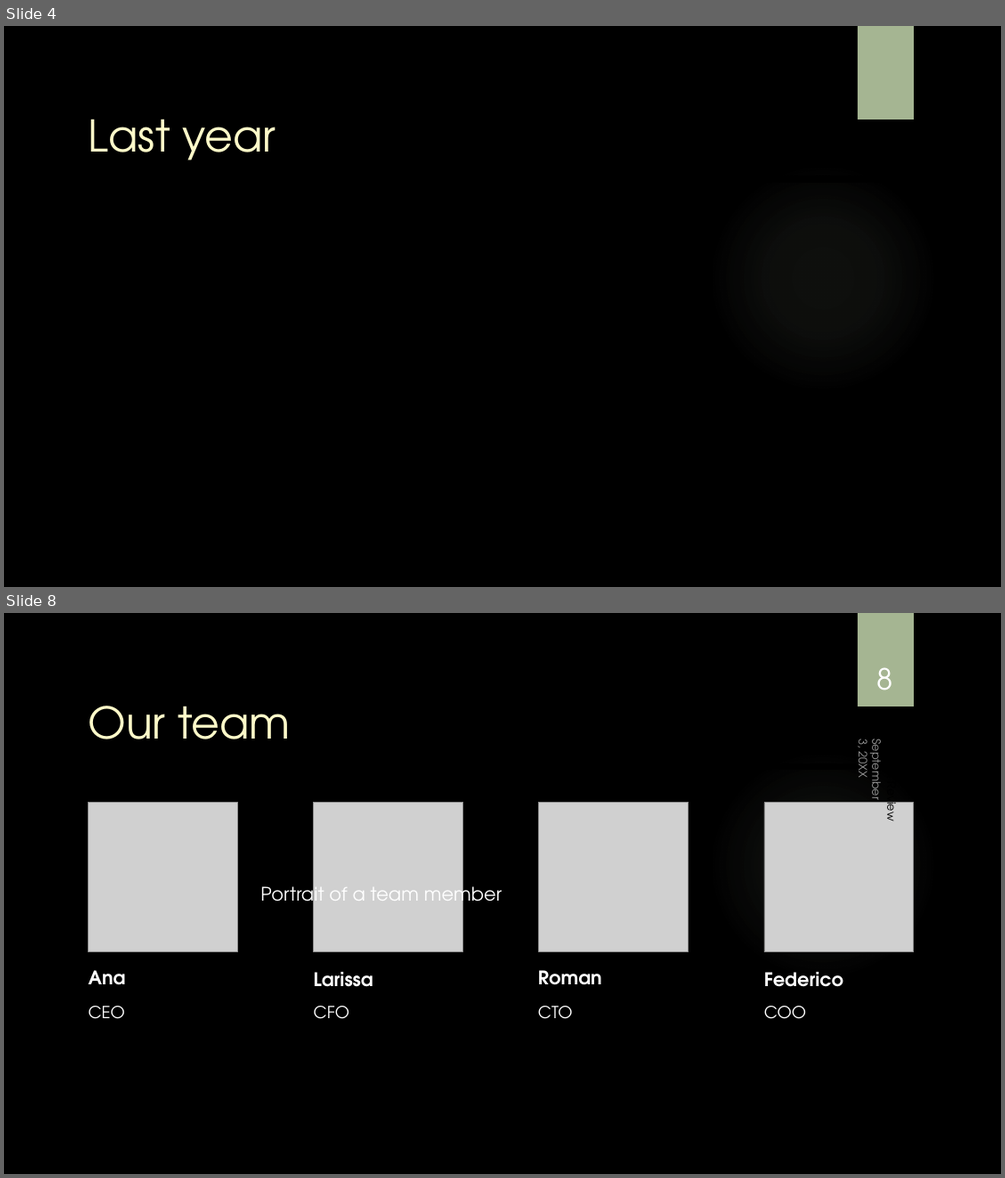
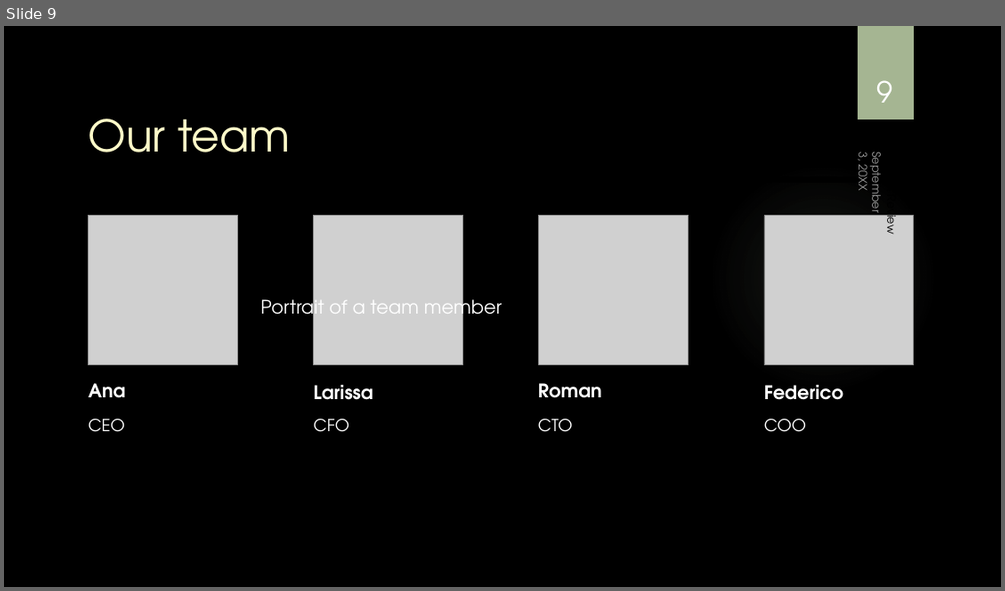
Before and after one commit to dzapata915/Lyme_Disease, a slide deck: Lyme Disease Powerpoint.pptx. Shown one above the other, each under a label of ours: slides 4 and 8 before the commit, slide 9 after it; the slides between them are not shown. The pictures are 1005x1178 and 1005x591 pixels, drawn with LibreOffice and Linux fonts; fonts in the diff are those of the drawing; grey boxes stand for pictures; background and template pictures are left out. Boxes give left, top, right and bottom in pixels: in the first picture for what was removed or moved away, otherwise in the second. Text is boxed around its words. In the diff, an @@ line names an element or a change of style, - is before the commit and + after.

```diff
--- a/Lyme Disease Powerpoint.pptx
+++ b/Lyme Disease Powerpoint.pptx
@@ slide 4 removed at bbox=[4, 26, 1001, 587], background picture (left out); not listed: 2 template elements that a slide beside it also shows @@
@@ title removed at bbox=[89, 119, 275, 160] @@
-Last year
@@ line removed from (89, 179) to (916, 179) @@
@@ line removed from (89, 179) to (915, 178) @@
@@ what was slide 8 is now slide 9 @@
@@ page number at bbox=[876, 80, 892, 103]: text changed @@
-8
+9
```
Also in this commit, not shown: 4 slides changed, 1 slide added, 5 other files.
